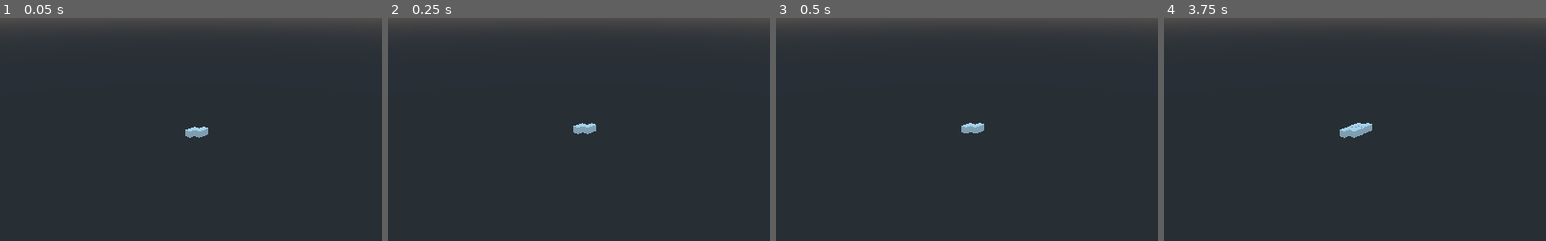
Above: before the commit, frames 1-4 (left to right).
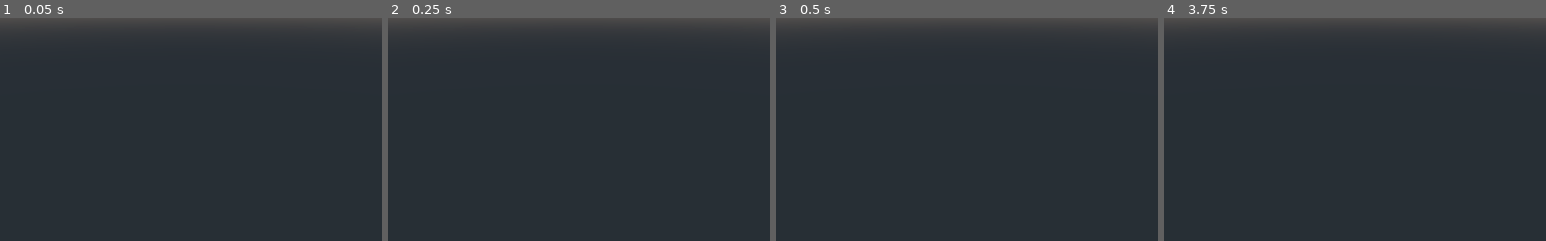
Above: after the commit, the same moments.

Repository: patokiehl/gadot
Game: Godot game, scene res://Level.tscn
The game is run twice, just before and just after one commit, with the same random seed, the same clock (stepped at 60 frames per second) and the same inputs.
Inputs (mouse positions are % of the whole screen's width and height, from its top left):
- Up to frame 1 (0.05 s): no input
- Up to frame 2 (0.25 s): no input
- Up to frame 3 (0.5 s): no input
- Up to frame 4 (3.75 s): tap Enter at 0.5, 2, 3.5 s; move the mouse to (72, 45) at 0.52 s; hold Up (ui_up) 0.53-1.28 s; tap Space at 1.25, 2.75 s; move the mouse to (30, 55) at 1.27 s; hold Down (ui_down) 1.28-2.03 s; move the mouse to (60, 28) at 2.02 s; hold Up (ui_up) 2.03-3.53 s; move the mouse to (45, 70) at 2.77 s; move the mouse to (80, 65) at 3.52 s; hold Left (ui_left) from 3.53 s (still down)
The pictures show only the part of the screen within x 25-75%, y 24-74%; the shares and areas given below are measured in that part.

The runs differ from the first frame. In frame 1, 0.2% of the frame differs, in the area x 48-55%, y 48-54%; in frame 2, 0.2%; in frame 3, 0.2%; in frame 4, 0.4%, in the area x 46-55%, y 47-54%.

Commit message:
Random translation generation - need to move to kinematicBody

Diff:
--- a/BornCG/Level.gd
+++ b/BornCG/Level.gd
@@ -1,12 +1,6 @@
 extends Spatial
 
-
-# Declare member variables here. Examples:
-# var a = 2
-# var b = "text"
-
-export (PackedScene) var Lpiece
-const piece = preload("res://assets/Piece_id_1.tscn")
+#const piece = load("res://assets/Piece_id_1.tscn")
 var pieces = []
 
 # Called when the node enters the scene tree for the first time.
@@ -17,11 +11,19 @@
 func _input(event):
 	if event.is_action_pressed("ui_left"):
 		randomize()
+		var position = Vector3(randi() % 4,0,randi() % 4)
 		var new_shape = pieces[(randi() % len(pieces))].instance()#piece.instance()
+		#pieces[0].
+		#var piece = load("res://assets/Piece_id_1.tscn")
+		#new_shape.
+		#new_shape.set_position(position)
 		#print(pieces)
 		#fnew_shape.
-		#new_shape.position = Vector3(0,0,0)#get_viewport().get_mouse_position()
+		#print(position)
+		#new_shape.translation = position#get_viewport().get_mouse_position()
+		new_shape.set_translation(position)
 		add_child(new_shape)
+
 
 
 # Called every frame. 'delta' is the elapsed time since the previous frame.
--- a/BornCG/Level.tscn
+++ b/BornCG/Level.tscn
@@ -1,9 +1,8 @@
-[gd_scene load_steps=15 format=2]
+[gd_scene load_steps=14 format=2]
 
 [ext_resource path="res://assets/steven.tscn" type="PackedScene" id=1]
 [ext_resource path="res://Level.gd" type="Script" id=2]
 [ext_resource path="res://Cube.gd" type="Script" id=3]
-[ext_resource path="res://assets/Piece_id_15.tscn" type="PackedScene" id=4]
 [ext_resource path="res://Camera.gd" type="Script" id=5]
 
 [sub_resource type="CubeMesh" id=1]
@@ -84,5 +83,3 @@
 [node name="steven" parent="." instance=ExtResource( 1 )]
 transform = Transform( 1, 0, 0, 0, 1, 0, 0, 0, 1, 0, 2.77223, 0 )
 visible = false
-
-[node name="Spatial" parent="." instance=ExtResource( 4 )]
--- a/BornCG/assets/Node.tscn
+++ /dev/null
@@ -1,10 +0,0 @@
-[gd_scene load_steps=2 format=2]
-
-[ext_resource path="res://scripts/RigidBody.gd" type="Script" id=1]
-
-[node name="Node" type="Node"]
-
-[node name="RigidBody" type="RigidBody" parent="."]
-script = ExtResource( 1 )
-
-[node name="MeshInstance" type="MeshInstance" parent="RigidBody"]
--- /dev/null
+++ b/BornCG/assets/Piece.gd
@@ -0,0 +1,28 @@
+extends Spatial
+
+
+# Declare member variables here. Examples:
+# var a = 2
+# var b = "text"
+
+
+# Called when the node enters the scene tree for the first time.
+func _init():
+	#self.translation = vector
+	#print(vector)
+	pass
+
+func set_position(vector):
+	self.translation = vector
+
+func set_translation(vector):
+	#self.translation = vector
+	print("Start children:")
+	for child in self.get_children():
+		child.translate(vector)
+		#child.translation += vector
+		print(child.translation)
+
+# Called every frame. 'delta' is the elapsed time since the previous frame.
+#func _process(delta):
+#	pass
--- a/BornCG/assets/Piece_id_1.tscn
+++ b/BornCG/assets/Piece_id_1.tscn
@@ -1,36 +1,36 @@
-[gd_scene load_steps=2 format=2]
+[gd_scene load_steps=3 format=2]
 
 [ext_resource path="res://assets/Lpiece.tscn" type="PackedScene" id=1]
+[ext_resource path="res://assets/Piece.gd" type="Script" id=2]
 
 [node name="Spatial" type="Spatial"]
+script = ExtResource( 2 )
 
-[node name="Node" type="Node" parent="."]
-
-[node name="piece" parent="Node" instance=ExtResource( 1 )]
+[node name="piece6" parent="." instance=ExtResource( 1 )]
+transform = Transform( 1, 0, 0, 0, 1, 0, 0, 0, 1, 2, 0, -2 )
 collision_layer = 2
 collision_mask = 0
 
-[node name="piece2" parent="Node" instance=ExtResource( 1 )]
+[node name="piece2" parent="." instance=ExtResource( 1 )]
 transform = Transform( 1, 0, 0, 0, 1, 0, 0, 0, 1, 4, 0, 0 )
 collision_layer = 2
 collision_mask = 0
 
-[node name="piece3" parent="Node" instance=ExtResource( 1 )]
+[node name="piece" parent="." instance=ExtResource( 1 )]
+collision_layer = 2
+collision_mask = 0
+
+[node name="piece3" parent="." instance=ExtResource( 1 )]
 transform = Transform( 1, 0, 0, 0, 1, 0, 0, 0, 1, 2, 0, 0 )
 collision_layer = 2
 collision_mask = 0
 
-[node name="piece4" parent="Node" instance=ExtResource( 1 )]
+[node name="piece4" parent="." instance=ExtResource( 1 )]
 transform = Transform( 1, 0, 0, 0, 1, 0, 0, 0, 1, 4, 0, 2 )
 collision_layer = 2
 collision_mask = 0
 
-[node name="piece5" parent="Node" instance=ExtResource( 1 )]
+[node name="piece5" parent="." instance=ExtResource( 1 )]
 transform = Transform( 1, 0, 0, 0, 1, 0, 0, 0, 1, 6, 0, 0 )
 collision_layer = 2
 collision_mask = 0
-
-[node name="piece6" parent="Node" instance=ExtResource( 1 )]
-transform = Transform( 1, 0, 0, 0, 1, 0, 0, 0, 1, 2, 0, -2 )
-collision_layer = 2
-collision_mask = 0
--- a/BornCG/assets/Piece_id_10.tscn
+++ b/BornCG/assets/Piece_id_10.tscn
@@ -1,16 +1,16 @@
-[gd_scene load_steps=2 format=2]
+[gd_scene load_steps=3 format=2]
 
 [ext_resource path="res://assets/Lpiece.tscn" type="PackedScene" id=1]
+[ext_resource path="res://assets/Piece.gd" type="Script" id=2]
 
 [node name="Spatial" type="Spatial"]
+script = ExtResource( 2 )
 
-[node name="Node" type="Node" parent="."]
-
-[node name="piece" parent="Node" instance=ExtResource( 1 )]
+[node name="piece" parent="." instance=ExtResource( 1 )]
 collision_layer = 2
 collision_mask = 0
 
-[node name="piece4" parent="Node" instance=ExtResource( 1 )]
+[node name="piece4" parent="." instance=ExtResource( 1 )]
 transform = Transform( 1, 0, 0, 0, 1, 0, 0, 0, 1, 0, 0, 2 )
 collision_layer = 2
 collision_mask = 0
--- a/BornCG/assets/Piece_id_11.tscn
+++ b/BornCG/assets/Piece_id_11.tscn
@@ -1,11 +1,6 @@
 [gd_scene load_steps=2 format=2]
 
-[ext_resource path="res://assets/Lpiece.tscn" type="PackedScene" id=1]
+[ext_resource path="res://assets/Piece.gd" type="Script" id=2]
 
 [node name="Spatial" type="Spatial"]
-
-[node name="Node" type="Node" parent="."]
-
-[node name="piece" parent="Node" instance=ExtResource( 1 )]
-collision_layer = 2
-collision_mask = 0
+script = ExtResource( 2 )
--- a/BornCG/assets/Piece_id_12.tscn
+++ b/BornCG/assets/Piece_id_12.tscn
@@ -1,26 +1,26 @@
-[gd_scene load_steps=2 format=2]
+[gd_scene load_steps=3 format=2]
 
 [ext_resource path="res://assets/Lpiece.tscn" type="PackedScene" id=1]
+[ext_resource path="res://assets/Piece.gd" type="Script" id=2]
 
 [node name="Spatial" type="Spatial"]
+script = ExtResource( 2 )
 
-[node name="Node" type="Node" parent="."]
-
-[node name="piece" parent="Node" instance=ExtResource( 1 )]
+[node name="piece" parent="." instance=ExtResource( 1 )]
 collision_layer = 2
 collision_mask = 0
 
-[node name="piece2" parent="Node" instance=ExtResource( 1 )]
+[node name="piece2" parent="." instance=ExtResource( 1 )]
 transform = Transform( 1, 0, 0, 0, 1, 0, 0, 0, 1, 0, 0, -2 )
 collision_layer = 2
 collision_mask = 0
 
-[node name="piece3" parent="Node" instance=ExtResource( 1 )]
+[node name="piece3" parent="." instance=ExtResource( 1 )]
 transform = Transform( 1, 0, 0, 0, 1, 0, 0, 0, 1, 2, 0, -2 )
 collision_layer = 2
 collision_mask = 0
 
-[node name="piece4" parent="Node" instance=ExtResource( 1 )]
+[node name="piece4" parent="." instance=ExtResource( 1 )]
 transform = Transform( 1, 0, 0, 0, 1, 0, 0, 0, 1, 2, 0, -4 )
 collision_layer = 2
 collision_mask = 0
--- a/BornCG/assets/Piece_id_13.tscn
+++ b/BornCG/assets/Piece_id_13.tscn
@@ -1,26 +1,26 @@
-[gd_scene load_steps=2 format=2]
+[gd_scene load_steps=3 format=2]
 
 [ext_resource path="res://assets/Lpiece.tscn" type="PackedScene" id=1]
+[ext_resource path="res://assets/Piece.gd" type="Script" id=2]
 
 [node name="Spatial" type="Spatial"]
+script = ExtResource( 2 )
 
-[node name="Node" type="Node" parent="."]
-
-[node name="piece" parent="Node" instance=ExtResource( 1 )]
+[node name="piece" parent="." instance=ExtResource( 1 )]
 collision_layer = 2
 collision_mask = 0
 
-[node name="piece2" parent="Node" instance=ExtResource( 1 )]
+[node name="piece2" parent="." instance=ExtResource( 1 )]
 transform = Transform( 1, 0, 0, 0, 1, 0, 0, 0, 1, 2, 0, 0 )
 collision_layer = 2
 collision_mask = 0
 
-[node name="piece3" parent="Node" instance=ExtResource( 1 )]
+[node name="piece3" parent="." instance=ExtResource( 1 )]
 transform = Transform( 1, 0, 0, 0, 1, 0, 0, 0, 1, 2, 0, -2 )
 collision_layer = 2
 collision_mask = 0
 
-[node name="piece4" parent="Node" instance=ExtResource( 1 )]
+[node name="piece4" parent="." instance=ExtResource( 1 )]
 transform = Transform( 1, 0, 0, 0, 1, 0, 0, 0, 1, 2, 0, -4 )
 collision_layer = 2
 collision_mask = 0
--- a/BornCG/assets/Piece_id_14.tscn
+++ b/BornCG/assets/Piece_id_14.tscn
@@ -1,11 +1,11 @@
-[gd_scene load_steps=2 format=2]
+[gd_scene load_steps=3 format=2]
 
 [ext_resource path="res://assets/Lpiece.tscn" type="PackedScene" id=1]
+[ext_resource path="res://assets/Piece.gd" type="Script" id=2]
 
 [node name="Spatial" type="Spatial"]
+script = ExtResource( 2 )
 
-[node name="Node" type="Node" parent="."]
-
-[node name="piece" parent="Node" instance=ExtResource( 1 )]
+[node name="piece" parent="." instance=ExtResource( 1 )]
 collision_layer = 2
 collision_mask = 0
--- a/BornCG/assets/Piece_id_15.tscn
+++ b/BornCG/assets/Piece_id_15.tscn
@@ -1,26 +1,26 @@
-[gd_scene load_steps=2 format=2]
+[gd_scene load_steps=3 format=2]
 
 [ext_resource path="res://assets/Lpiece.tscn" type="PackedScene" id=1]
+[ext_resource path="res://assets/Piece.gd" type="Script" id=2]
 
 [node name="Spatial" type="Spatial"]
+script = ExtResource( 2 )
 
-[node name="Node" type="Node" parent="."]
-
-[node name="piece" parent="Node" instance=ExtResource( 1 )]
+[node name="piece" parent="." instance=ExtResource( 1 )]
 collision_layer = 2
 collision_mask = 0
 
-[node name="piece2" parent="Node" instance=ExtResource( 1 )]
+[node name="piece2" parent="." instance=ExtResource( 1 )]
 transform = Transform( 1, 0, 0, 0, 1, 0, 0, 0, 1, 0, 0, -2 )
 collision_layer = 2
 collision_mask = 0
 
-[node name="piece3" parent="Node" instance=ExtResource( 1 )]
+[node name="piece3" parent="." instance=ExtResource( 1 )]
 transform = Transform( 1, 0, 0, 0, 1, 0, 0, 0, 1, 2, 0, -2 )
 collision_layer = 2
 collision_mask = 0
 
-[node name="piece4" parent="Node" instance=ExtResource( 1 )]
+[node name="piece4" parent="." instance=ExtResource( 1 )]
 transform = Transform( 1, 0, 0, 0, 1, 0, 0, 0, 1, 2, 0, -4 )
 collision_layer = 2
 collision_mask = 0
--- a/BornCG/assets/Piece_id_2.tscn
+++ b/BornCG/assets/Piece_id_2.tscn
@@ -1,26 +1,26 @@
-[gd_scene load_steps=2 format=2]
+[gd_scene load_steps=3 format=2]
 
 [ext_resource path="res://assets/Lpiece.tscn" type="PackedScene" id=1]
+[ext_resource path="res://assets/Piece.gd" type="Script" id=2]
 
 [node name="Spatial" type="Spatial"]
+script = ExtResource( 2 )
 
-[node name="Node" type="Node" parent="."]
-
-[node name="Lpiece" parent="Node" instance=ExtResource( 1 )]
+[node name="Lpiece3" parent="." instance=ExtResource( 1 )]
+transform = Transform( 1, 0, 0, 0, 1, 0, 0, 0, 1, 2, 0, 0 )
 collision_layer = 2
 collision_mask = 0
 
-[node name="Lpiece2" parent="Node" instance=ExtResource( 1 )]
+[node name="Lpiece" parent="." instance=ExtResource( 1 )]
+collision_layer = 2
+collision_mask = 0
+
+[node name="Lpiece2" parent="." instance=ExtResource( 1 )]
 transform = Transform( 1, 0, 0, 0, 1, 0, 0, 0, 1, 4, 0, 0 )
 collision_layer = 2
 collision_mask = 0
 
-[node name="Lpiece4" parent="Node" instance=ExtResource( 1 )]
+[node name="Lpiece4" parent="." instance=ExtResource( 1 )]
 transform = Transform( 1, 0, 0, 0, 1, 0, 0, 0, 1, 0, 0, 2 )
 collision_layer = 2
 collision_mask = 0
-
-[node name="Lpiece3" parent="Node" instance=ExtResource( 1 )]
-transform = Transform( 1, 0, 0, 0, 1, 0, 0, 0, 1, 2, 0, 0 )
-collision_layer = 2
-collision_mask = 0
--- a/BornCG/assets/Piece_id_3.tscn
+++ b/BornCG/assets/Piece_id_3.tscn
@@ -1,21 +1,21 @@
-[gd_scene load_steps=2 format=2]
+[gd_scene load_steps=3 format=2]
 
 [ext_resource path="res://assets/Lpiece.tscn" type="PackedScene" id=1]
+[ext_resource path="res://assets/Piece.gd" type="Script" id=2]
 
 [node name="Spatial2" type="Spatial"]
+script = ExtResource( 2 )
 
-[node name="Node" type="Node" parent="."]
-
-[node name="piece" parent="Node" instance=ExtResource( 1 )]
+[node name="piece" parent="." instance=ExtResource( 1 )]
 collision_layer = 2
 collision_mask = 0
 
-[node name="piece3" parent="Node" instance=ExtResource( 1 )]
+[node name="piece3" parent="." instance=ExtResource( 1 )]
 transform = Transform( 1, 0, 0, 0, 1, 0, 0, 0, 1, 0, 0, -2 )
 collision_layer = 2
 collision_mask = 0
 
-[node name="piece6" parent="Node" instance=ExtResource( 1 )]
+[node name="piece6" parent="." instance=ExtResource( 1 )]
 transform = Transform( 1, 0, 0, 0, 1, 0, 0, 0, 1, 2, 0, -2 )
 collision_layer = 2
 collision_mask = 0
--- a/BornCG/assets/Piece_id_4.tscn
+++ b/BornCG/assets/Piece_id_4.tscn
@@ -1,31 +1,31 @@
-[gd_scene load_steps=2 format=2]
+[gd_scene load_steps=3 format=2]
 
 [ext_resource path="res://assets/Lpiece.tscn" type="PackedScene" id=1]
+[ext_resource path="res://assets/Piece.gd" type="Script" id=2]
 
 [node name="Spatial" type="Spatial"]
+script = ExtResource( 2 )
 
-[node name="Node" type="Node" parent="."]
-
-[node name="piece" parent="Node" instance=ExtResource( 1 )]
+[node name="piece" parent="." instance=ExtResource( 1 )]
 collision_layer = 2
 collision_mask = 0
 
-[node name="piece3" parent="Node" instance=ExtResource( 1 )]
+[node name="piece3" parent="." instance=ExtResource( 1 )]
 transform = Transform( 1, 0, 0, 0, 1, 0, 0, 0, 1, 0, 0, -2 )
 collision_layer = 2
 collision_mask = 0
 
-[node name="piece5" parent="Node" instance=ExtResource( 1 )]
+[node name="piece5" parent="." instance=ExtResource( 1 )]
 transform = Transform( 1, 0, 0, 0, 1, 0, 0, 0, 1, -2, 0, 0 )
 collision_layer = 2
 collision_mask = 0
 
-[node name="piece2" parent="Node" instance=ExtResource( 1 )]
+[node name="piece2" parent="." instance=ExtResource( 1 )]
 transform = Transform( 1, 0, 0, 0, 1, 0, 0, 0, 1, 0, 0, 2 )
 collision_layer = 2
 collision_mask = 0
 
-[node name="piece4" parent="Node" instance=ExtResource( 1 )]
+[node name="piece4" parent="." instance=ExtResource( 1 )]
 transform = Transform( 1, 0, 0, 0, 1, 0, 0, 0, 1, 2, 0, 0 )
 collision_layer = 2
 collision_mask = 0
--- a/BornCG/assets/Piece_id_5.tscn
+++ b/BornCG/assets/Piece_id_5.tscn
@@ -1,16 +1,16 @@
-[gd_scene load_steps=2 format=2]
+[gd_scene load_steps=3 format=2]
 
 [ext_resource path="res://assets/Lpiece.tscn" type="PackedScene" id=1]
+[ext_resource path="res://assets/Piece.gd" type="Script" id=2]
 
 [node name="Spatial" type="Spatial"]
+script = ExtResource( 2 )
 
-[node name="Node" type="Node" parent="."]
-
-[node name="piece" parent="Node" instance=ExtResource( 1 )]
+[node name="piece" parent="." instance=ExtResource( 1 )]
 collision_layer = 2
 collision_mask = 0
 
-[node name="piece4" parent="Node" instance=ExtResource( 1 )]
+[node name="piece4" parent="." instance=ExtResource( 1 )]
 transform = Transform( 1, 0, 0, 0, 1, 0, 0, 0, 1, 0, 0, 2 )
 collision_layer = 2
 collision_mask = 0
--- a/BornCG/assets/Piece_id_6.tscn
+++ b/BornCG/assets/Piece_id_6.tscn
@@ -1,26 +1,26 @@
-[gd_scene load_steps=2 format=2]
+[gd_scene load_steps=3 format=2]
 
 [ext_resource path="res://assets/Lpiece.tscn" type="PackedScene" id=1]
+[ext_resource path="res://assets/Piece.gd" type="Script" id=2]
 
 [node name="Spatial" type="Spatial"]
+script = ExtResource( 2 )
 
-[node name="Node" type="Node" parent="."]
-
-[node name="piece" parent="Node" instance=ExtResource( 1 )]
+[node name="piece" parent="." instance=ExtResource( 1 )]
 collision_layer = 2
 collision_mask = 0
 
-[node name="piece2" parent="Node" instance=ExtResource( 1 )]
+[node name="piece2" parent="." instance=ExtResource( 1 )]
 transform = Transform( 1, 0, 0, 0, 1, 0, 0, 0, 1, 0, 0, 2 )
 collision_layer = 2
 collision_mask = 0
 
-[node name="piece3" parent="Node" instance=ExtResource( 1 )]
+[node name="piece3" parent="." instance=ExtResource( 1 )]
 transform = Transform( 1, 0, 0, 0, 1, 0, 0, 0, 1, 0, 0, 4 )
 collision_layer = 2
 collision_mask = 0
 
-[node name="piece4" parent="Node" instance=ExtResource( 1 )]
+[node name="piece4" parent="." instance=ExtResource( 1 )]
 transform = Transform( 1, 0, 0, 0, 1, 0, 0, 0, 1, 0, 0, 6 )
 collision_layer = 2
 collision_mask = 0
--- a/BornCG/assets/Piece_id_7.tscn
+++ b/BornCG/assets/Piece_id_7.tscn
@@ -1,26 +1,26 @@
-[gd_scene load_steps=2 format=2]
+[gd_scene load_steps=3 format=2]
 
 [ext_resource path="res://assets/Lpiece.tscn" type="PackedScene" id=1]
+[ext_resource path="res://assets/Piece.gd" type="Script" id=2]
 
 [node name="Spatial" type="Spatial"]
+script = ExtResource( 2 )
 
-[node name="Node" type="Node" parent="."]
-
-[node name="piece" parent="Node" instance=ExtResource( 1 )]
+[node name="piece" parent="." instance=ExtResource( 1 )]
 collision_layer = 2
 collision_mask = 0
 
-[node name="piece3" parent="Node" instance=ExtResource( 1 )]
+[node name="piece3" parent="." instance=ExtResource( 1 )]
 transform = Transform( 1, 0, 0, 0, 1, 0, 0, 0, 1, 2, 0, 0 )
 collision_layer = 2
 collision_mask = 0
 
-[node name="piece4" parent="Node" instance=ExtResource( 1 )]
+[node name="piece4" parent="." instance=ExtResource( 1 )]
 transform = Transform( 1, 0, 0, 0, 1, 0, 0, 0, 1, 0, 0, 2 )
 collision_layer = 2
 collision_mask = 0
 
-[node name="piece6" parent="Node" instance=ExtResource( 1 )]
+[node name="piece6" parent="." instance=ExtResource( 1 )]
 transform = Transform( 1, 0, 0, 0, 1, 0, 0, 0, 1, 0, 0, -2 )
 collision_layer = 2
 collision_mask = 0
--- a/BornCG/assets/Piece_id_8.tscn
+++ b/BornCG/assets/Piece_id_8.tscn
@@ -1,36 +1,36 @@
-[gd_scene load_steps=2 format=2]
+[gd_scene load_steps=3 format=2]
 
 [ext_resource path="res://assets/Lpiece.tscn" type="PackedScene" id=1]
+[ext_resource path="res://assets/Piece.gd" type="Script" id=2]
 
 [node name="Spatial" type="Spatial"]
+script = ExtResource( 2 )
 
-[node name="Node" type="Node" parent="."]
-
-[node name="piece" parent="Node" instance=ExtResource( 1 )]
+[node name="piece" parent="." instance=ExtResource( 1 )]
 collision_layer = 2
 collision_mask = 0
 
-[node name="piece2" parent="Node" instance=ExtResource( 1 )]
+[node name="piece2" parent="." instance=ExtResource( 1 )]
 transform = Transform( 1, 0, 0, 0, 1, 0, 0, 0, 1, 2, 0, 2 )
 collision_layer = 2
 collision_mask = 0
 
-[node name="piece3" parent="Node" instance=ExtResource( 1 )]
+[node name="piece3" parent="." instance=ExtResource( 1 )]
 transform = Transform( 1, 0, 0, 0, 1, 0, 0, 0, 1, 2, 0, 0 )
 collision_layer = 2
 collision_mask = 0
 
-[node name="piece4" parent="Node" instance=ExtResource( 1 )]
+[node name="piece4" parent="." instance=ExtResource( 1 )]
 transform = Transform( 1, 0, 0, 0, 1, 0, 0, 0, 1, 0, 0, 2 )
 collision_layer = 2
 collision_mask = 0
 
-[node name="piece5" parent="Node" instance=ExtResource( 1 )]
+[node name="piece5" parent="." instance=ExtResource( 1 )]
 transform = Transform( 1, 0, 0, 0, 1, 0, 0, 0, 1, 0, 0, 4 )
 collision_layer = 2
 collision_mask = 0
 
-[node name="piece6" parent="Node" instance=ExtResource( 1 )]
+[node name="piece6" parent="." instance=ExtResource( 1 )]
 transform = Transform( 1, 0, 0, 0, 1, 0, 0, 0, 1, 0, 0, -2 )
 collision_layer = 2
 collision_mask = 0
--- a/BornCG/assets/Piece_id_9.tscn
+++ b/BornCG/assets/Piece_id_9.tscn
@@ -1,26 +1,26 @@
-[gd_scene load_steps=2 format=2]
+[gd_scene load_steps=3 format=2]
 
 [ext_resource path="res://assets/Lpiece.tscn" type="PackedScene" id=1]
+[ext_resource path="res://assets/Piece.gd" type="Script" id=2]
 
 [node name="Spatial" type="Spatial"]
+script = ExtResource( 2 )
 
-[node name="Node" type="Node" parent="."]
-
-[node name="piece" parent="Node" instance=ExtResource( 1 )]
+[node name="piece" parent="." instance=ExtResource( 1 )]
 collision_layer = 2
 collision_mask = 0
 
-[node name="piece2" parent="Node" instance=ExtResource( 1 )]
+[node name="piece2" parent="." instance=ExtResource( 1 )]
 transform = Transform( 1, 0, 0, 0, 1, 0, 0, 0, 1, 0, 0, 2 )
 collision_layer = 2
 collision_mask = 0
 
-[node name="piece3" parent="Node" instance=ExtResource( 1 )]
+[node name="piece3" parent="." instance=ExtResource( 1 )]
 transform = Transform( 1, 0, 0, 0, 1, 0, 0, 0, 1, 2, 0, 2 )
 collision_layer = 2
 collision_mask = 0
 
-[node name="piece4" parent="Node" instance=ExtResource( 1 )]
+[node name="piece4" parent="." instance=ExtResource( 1 )]
 transform = Transform( 1, 0, 0, 0, 1, 0, 0, 0, 1, 2, 0, 4 )
 collision_layer = 2
 collision_mask = 0
--- a/BornCG/scripts/RigidBody.gd
+++ /dev/null
@@ -1,34 +0,0 @@
-extends MeshInstance
-
-var tmpMesh = Mesh.new()
-var vertices = PoolVector3Array()
-var UVs = PoolVector2Array()
-var mat = SpatialMaterial.new()
-var color = Color(0.9, 0.1, 0.1)
-
-func _ready():
-
-	vertices.push_back(Vector3(1,0,0))
-	vertices.push_back(Vector3(1,0,1))
-	vertices.push_back(Vector3(0,0,1))
-	vertices.push_back(Vector3(0,0,0))
-
-	UVs.push_back(Vector2(0,0))
-	UVs.push_back(Vector2(0,1))
-	UVs.push_back(Vector2(1,1))
-	UVs.push_back(Vector2(1,0))
-
-	mat.albedo_color = color
-
-	var st = SurfaceTool.new()
-	st.begin(Mesh.PRIMITIVE_TRIANGLE_FAN)
-	st.set_material(mat)
-
-	for v in vertices.size():
-		st.add_color(color)
-		st.add_uv(UVs[v])
-		st.add_vertex(vertices[v])
-
-	st.commit(tmpMesh)
-
-	$MeshInstance.mesh = tmpMesh
